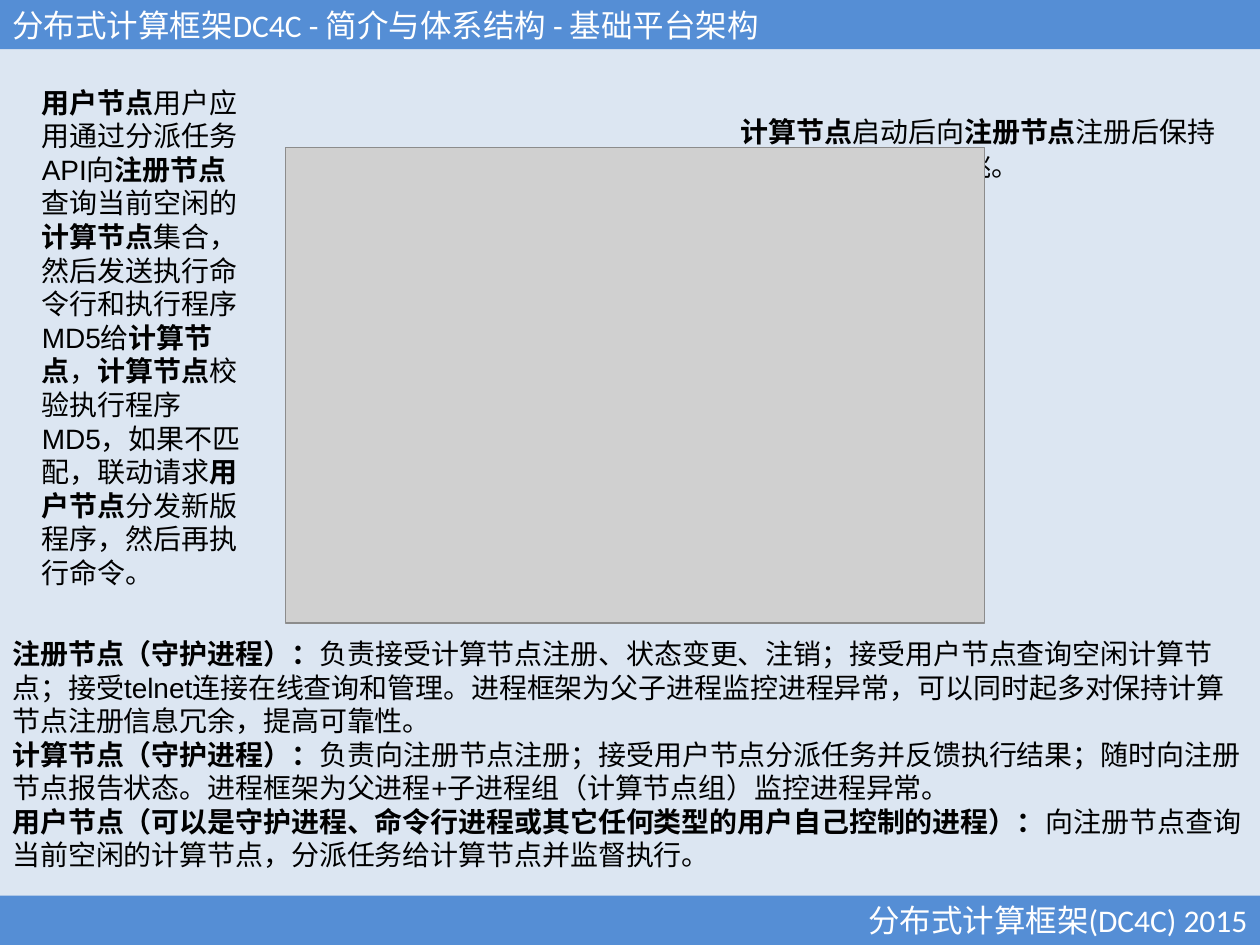
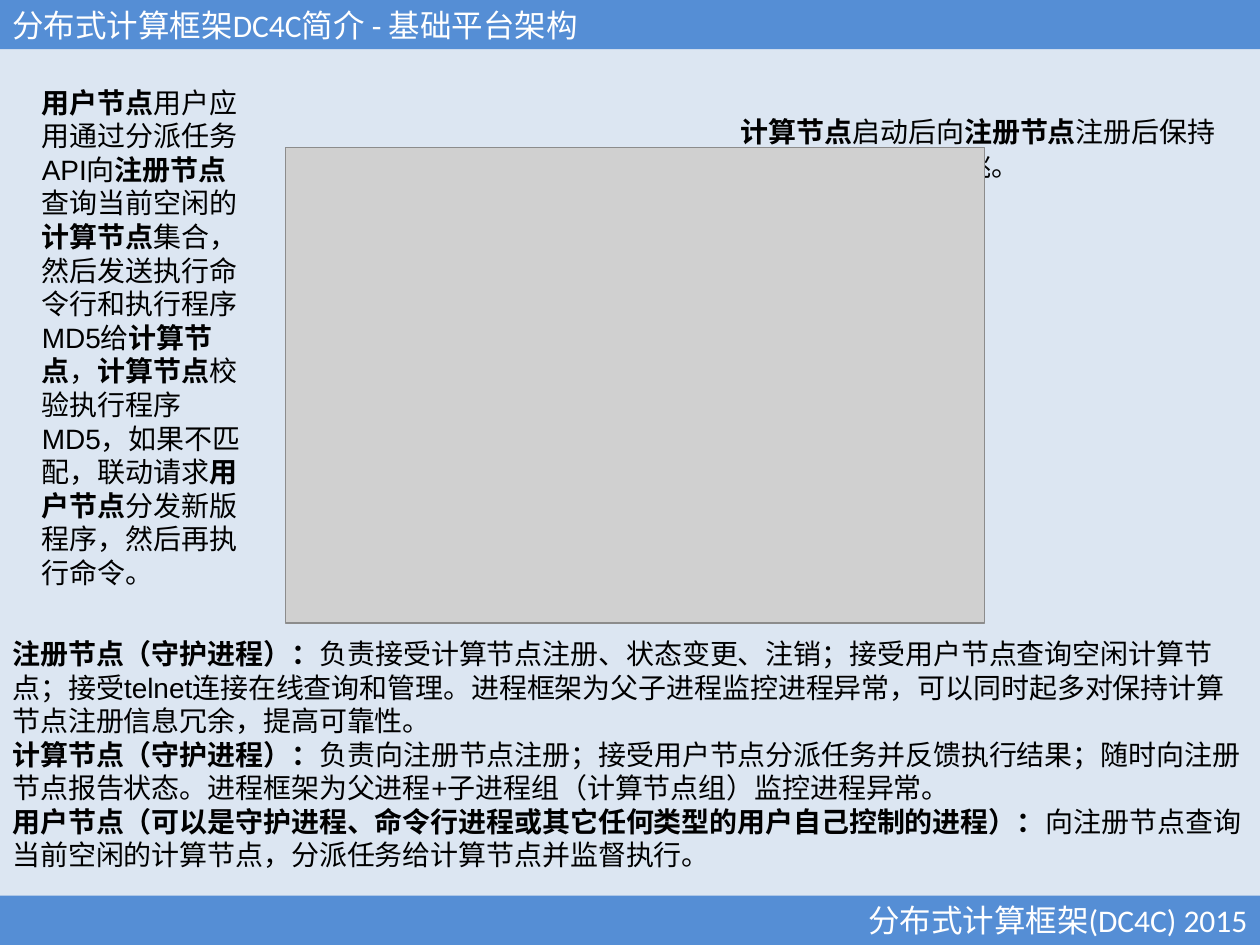
Before and after one commit to xubingyue/dc4c, a slide deck: slide 6 of doc/DC4C.ppt. Drawn at 1260x945 pixels with LibreOffice and Linux fonts; fonts in the diff are those of the drawing; grey boxes stand for pictures. Boxes give left, top, right and bottom in pixels: in the first picture for what was removed or moved away, otherwise in the second. Text is boxed around its words. In the diff, an @@ line names an element or a change of style, - is before the commit and + after.

```diff
--- a/doc/DC4C.ppt
+++ b/doc/DC4C.ppt
@@ text in rectangle at (12, 10, 578, 40): text changed @@
-分布式计算框架DC4C - 简介与体系结构 - 基础平台架构
+分布式计算框架DC4C简介 - 基础平台架构
```
Also in this commit, not shown: 13 other slides changed, 4 slides added, 41 other files.
